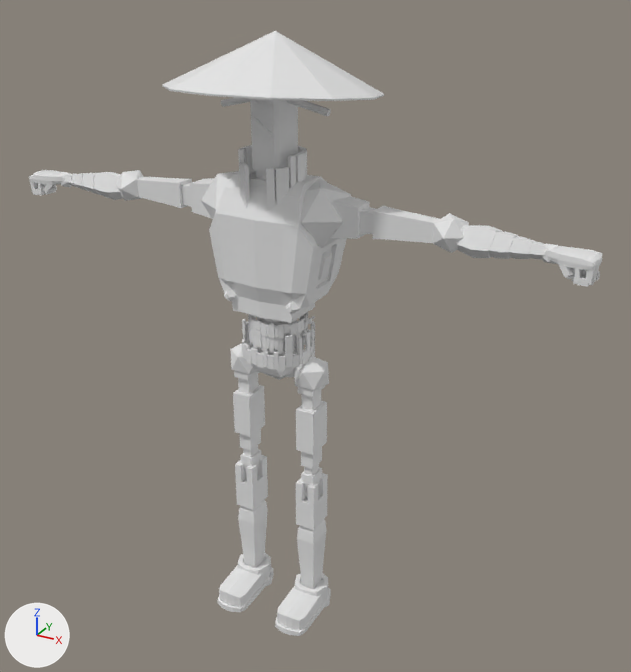
The FBX model Assets/Characters/Scourge/Scourge.fbx: old version first, new version second.
Camera for both pictures: a 50 mm lens placed at (2.25, -3.61, 3.57), pointed at (0.16, 0.19, 1.68). The lights are fixed; the arrows at lower left show +X, +Y and +Z. Where no turn or scale is listed for an object, it has been applied to the vertices.

Objects in the first picture: 'Scourge'.
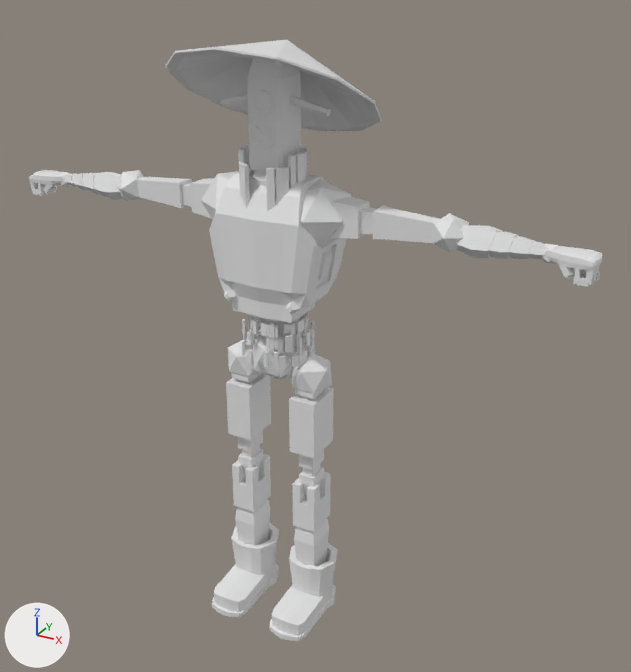
Pixel boxes (x1, y1, x2, y2) of what changed, in the pictures (631 x 672 px; the box of a moved part takes in the faces that stretch with it):
'Scourge', reshaped: before (29, 31, 603, 636); after (29, 40, 603, 641)
part 1 of me_mesh_000, added: after (291, 353, 332, 393)
part 2 of me_mesh_000, added: after (228, 338, 261, 377)
part 3 of me_mesh_000, moved or reshaped: before (250, 99, 298, 188); after (247, 59, 301, 188)
part 4 of me_mesh_000, moved or reshaped: before (162, 31, 384, 101); after (165, 40, 381, 131)
part 5 of me_mesh_000, deleted: before (242, 309, 315, 365)
part 6 of me_mesh_000, moved or reshaped: before (217, 315, 331, 636); after (212, 331, 337, 641)
part 7 of me_mesh_000, moved or reshaped: before (251, 99, 273, 139); after (250, 89, 274, 147)

What changed in the scene script:
```text
Change me_mesh_000:
    used by ob_scourge; location = (0.0, 0.0, 0.0)
    remove me_mesh_000.from_pydata(...)  # 3387 vertices, 2890 faces; spans x -1.61..1.61, y -0.46..0.6, z -0.01..3.24
    add me_mesh_000.from_pydata(...)  # 2763 vertices, 2422 faces; spans x -1.61..1.61, y -0.4..0.54, z -0.01..3.21
    me_mesh_000 part 1: a new loose piece, an icosphere of 20 faces spanning x 0.1..0.31, y -0.05..0.18, z 1.39..1.64, in mat_material_002 (white #e7e7e7)
    me_mesh_000 part 2: a new loose piece, an icosphere of 20 faces spanning x -0.31..-0.1, y -0.05..0.18, z 1.39..1.64, in mat_material_002 (white #e7e7e7)
    me_mesh_000 part 3: the loose piece of 64 vertices spanning x -0.09..0.09, y -0.06..0.19, z 2.43..3.15 is scaled about its middle by (1.21, 1, 1)
    me_mesh_000 part 4: the loose piece of 49 vertices spanning x -0.53..0.53, y -0.46..0.6, z 2.92..3.24 is turned -23 degrees about the x axis through its middle, then moved by (0.0, 0.05, -0.03)
    me_mesh_000 part 5: 55 loose pieces with 440 vertices, spanning x -0.2..0.2, y -0.13..0.24, z 1.59..1.91, are deleted
    me_mesh_000 part 6: 36 vertices moved from x -0.26..0.26, y -0.24..0.25, z -0.01..1.59 to x -0.27..0.27, y -0.24..0.25, z -0.01..1.59; 716 vertices removed from x -0.32..0.32, y -0.25..0.26, z -0.01..1.82; 508 vertices added at x -0.35..0.35, y -0.3..0.24, z -0.01..1.51
    me_mesh_000 part 7: 48 vertices moved from x -0.06..0.06, y -0.06..-0.02, z 2.77..3.02 to x -0.06..0.06, y -0.06..-0.02, z 2.73..2.99; 12 vertices removed from x -0.06..0.06, y -0.05..-0.03, z 2.78..2.85; 12 vertices added at x -0.06..0.06, y -0.05..-0.03, z 2.73..2.8
```
